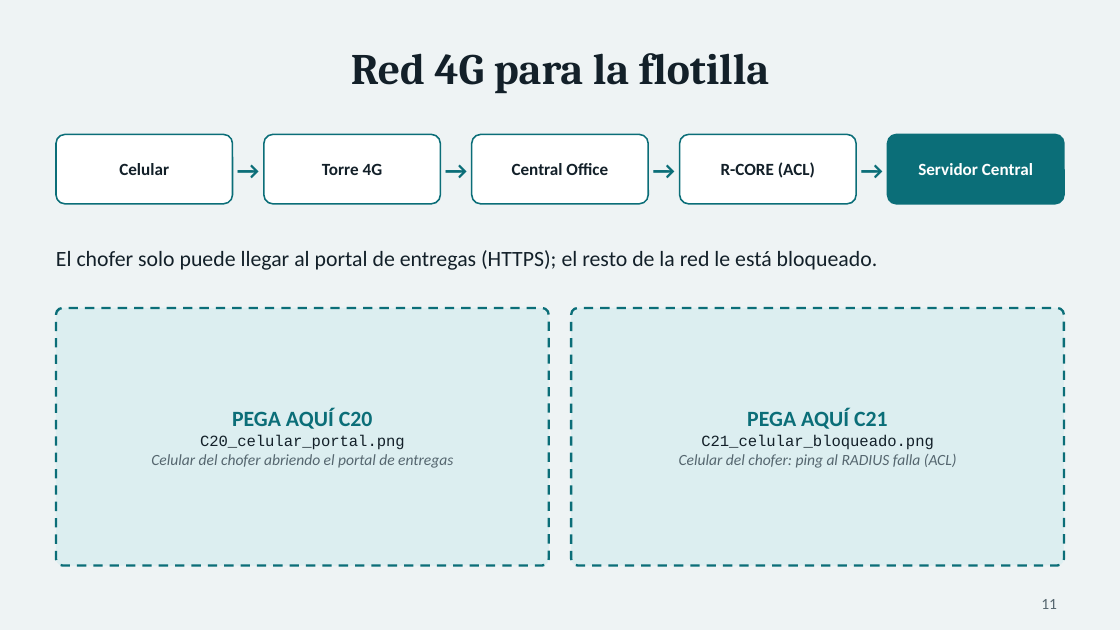
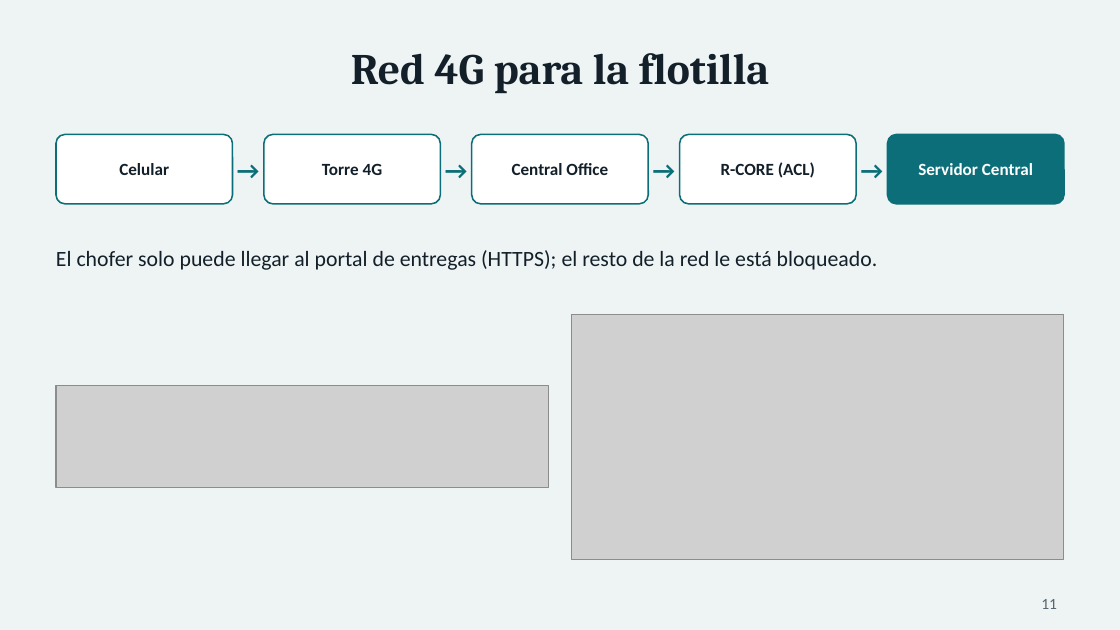
Before and after one commit to USX22/inalambricreds2, a slide deck: slide 11 of entregables/Presentacion_InnovaLogistics.pptx. Drawn at 1120x630 pixels with LibreOffice and Linux fonts; fonts in the diff are those of the drawing; grey boxes stand for pictures. Boxes give left, top, right and bottom in pixels: in the first picture for what was removed or moved away, otherwise in the second. Text is boxed around its words. In the diff, an @@ line names an element or a change of style, - is before the commit and + after.

```diff
--- a/entregables/Presentacion_InnovaLogistics.pptx
+++ b/entregables/Presentacion_InnovaLogistics.pptx
@@ rounded rectangle removed at bbox=[56, 308, 549, 566] @@
@@ rounded rectangle removed at bbox=[571, 308, 1064, 566] @@
@@ picture added at bbox=[571, 314, 1064, 559] @@
@@ picture added at bbox=[56, 386, 549, 488] @@
@@ text removed at bbox=[151, 408, 453, 468] @@
-PEGA AQUÍ C20
-C20_celular_portal.png
-Celular del chofer abriendo el portal de entregas
@@ text removed at bbox=[679, 408, 957, 468] @@
-PEGA AQUÍ C21
-C21_celular_bloqueado.png
-Celular del chofer: ping al RADIUS falla (ACL)
```
Also in this commit, not shown: 6 other files.
